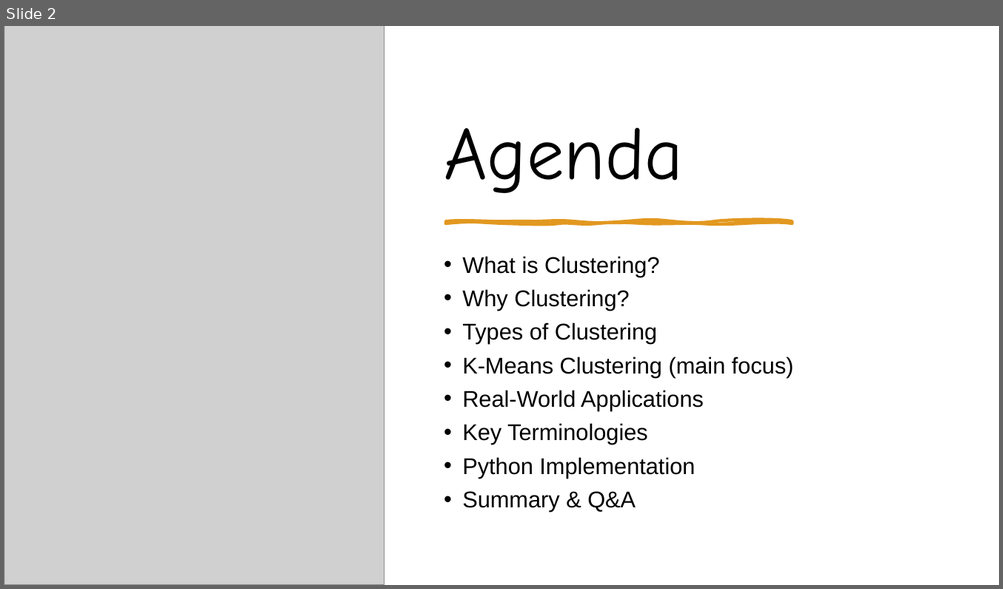
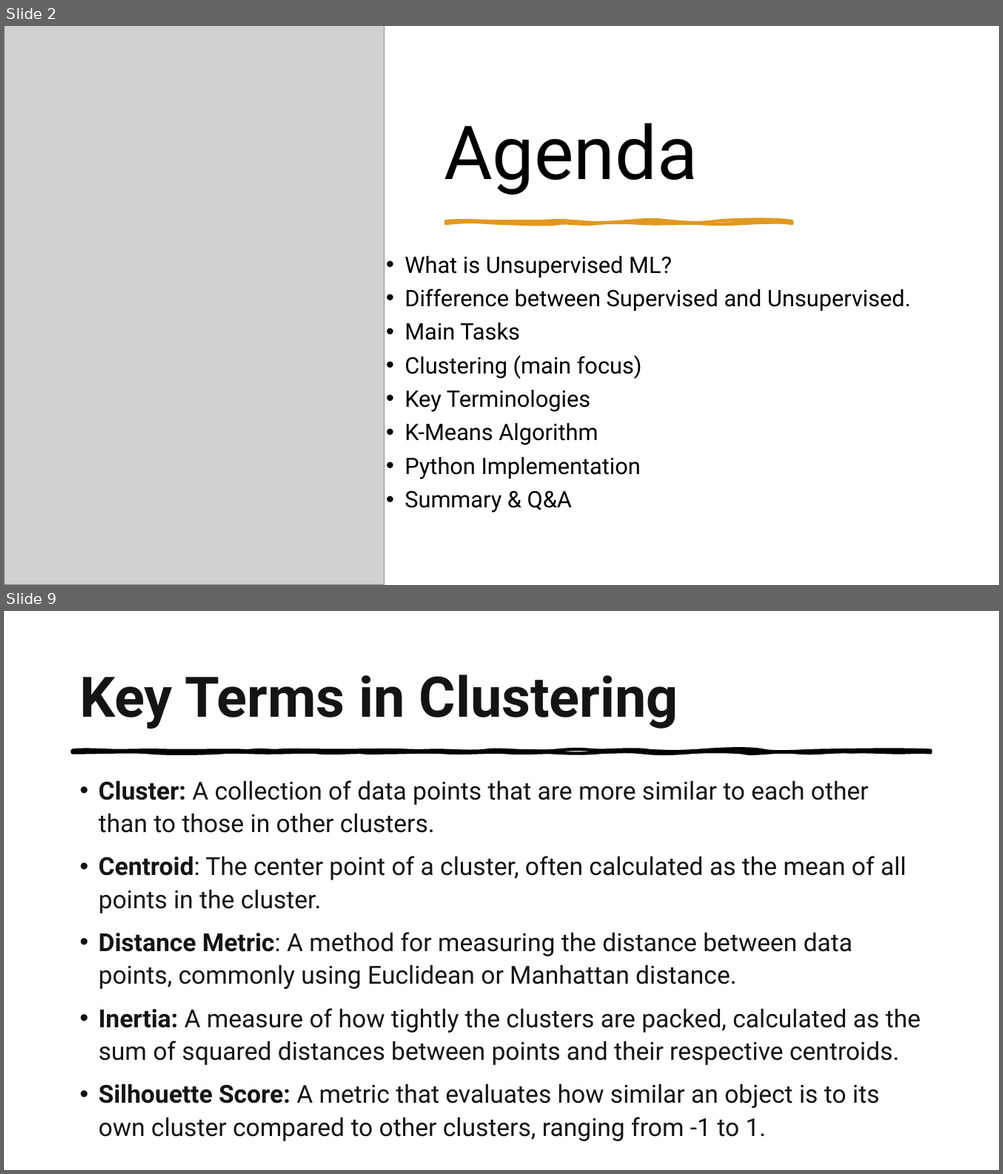
Before and after one commit to Ahmed-7-ML/Practical-Machine-Deep-Learning, a slide deck: Machine Learning/Unsupervised ML/Clustering/Clustering & KMeans.pptx. Shown one above the other, each under a label of ours: slide 2 before the commit, slides 2 and 9 after it; the slides between them are not shown. The pictures are 1003x589 and 1003x1174 pixels, drawn with LibreOffice and Linux fonts; fonts in the diff are those of the drawing; grey boxes stand for pictures. Boxes give left, top, right and bottom in pixels: in the first picture for what was removed or moved away, otherwise in the second. Text is boxed around its words. In the diff, an @@ line names an element or a change of style, - is before the commit and + after.

Commit message:
Unsupervised ML

```diff
--- a/Machine Learning/Unsupervised ML/Clustering/Clustering & KMeans.pptx
+++ b/Machine Learning/Unsupervised ML/Clustering/Clustering & KMeans.pptx
@@ slide 9 added at (4, 611, 999, 1170), background #FFFFFF @@
@@ title added at (79, 675, 678, 729), 54 pt, text #141414, bold @@
+Key Terms in Clustering
@@ freeform shape added at (73, 751, 930, 753), fill #000000, outline #000000 3 pt @@
@@ text added at (99, 780, 920, 1142), 24 pt, text #141414 @@
+• Cluster: A collection of data points that are more similar to each other than to those in other clusters.
+• Centroid: The center point of a cluster, often calculated as the mean of all points in the cluster.
+• Distance Metric: A method for measuring the distance between data points, commonly using Euclidean or Manhattan distance.
+• Inertia: A measure of how tightly the clusters are packed, calculated as the sum of squared distances between points and their respective centroids.
+• Silhouette Score: A metric that evaluates how similar an object is to its own cluster compared to other clusters, ranging from -1 to 1.
@@ slide 2 changed as well @@
@@ title "Agenda" at (444, 123, 697, 195): font Comic Neue to Roboto @@
@@ text "What is Unsupervised ML?": place and size @@
-text "What is Unsupervised ML?" at (462, 256, 794, 512)
+text "What is Unsupervised ML?" at (404, 256, 910, 513)
@@ text at (404, 256, 910, 379): text changed; font Arial to Roboto @@
-• What is Clustering?
-• Why Clustering?
-• Types of Clustering
-• K-Means Clustering (main focus)
-• Real-World Applications
+• What is Unsupervised ML?
+• Difference between Supervised and Unsupervised.
+• Main Tasks
+• Clustering (main focus)
@@ text at (404, 390, 640, 513): font Arial to Roboto in "Key Terminologies", "Python Implementation", "Summary & Q&A" @@
@@ text at (404, 423, 597, 446): paragraph added @@
+• K-Means Algorithm
```
Also in this commit, not shown: 1 other slide changed, 8 other slides added, 3 slides removed.
